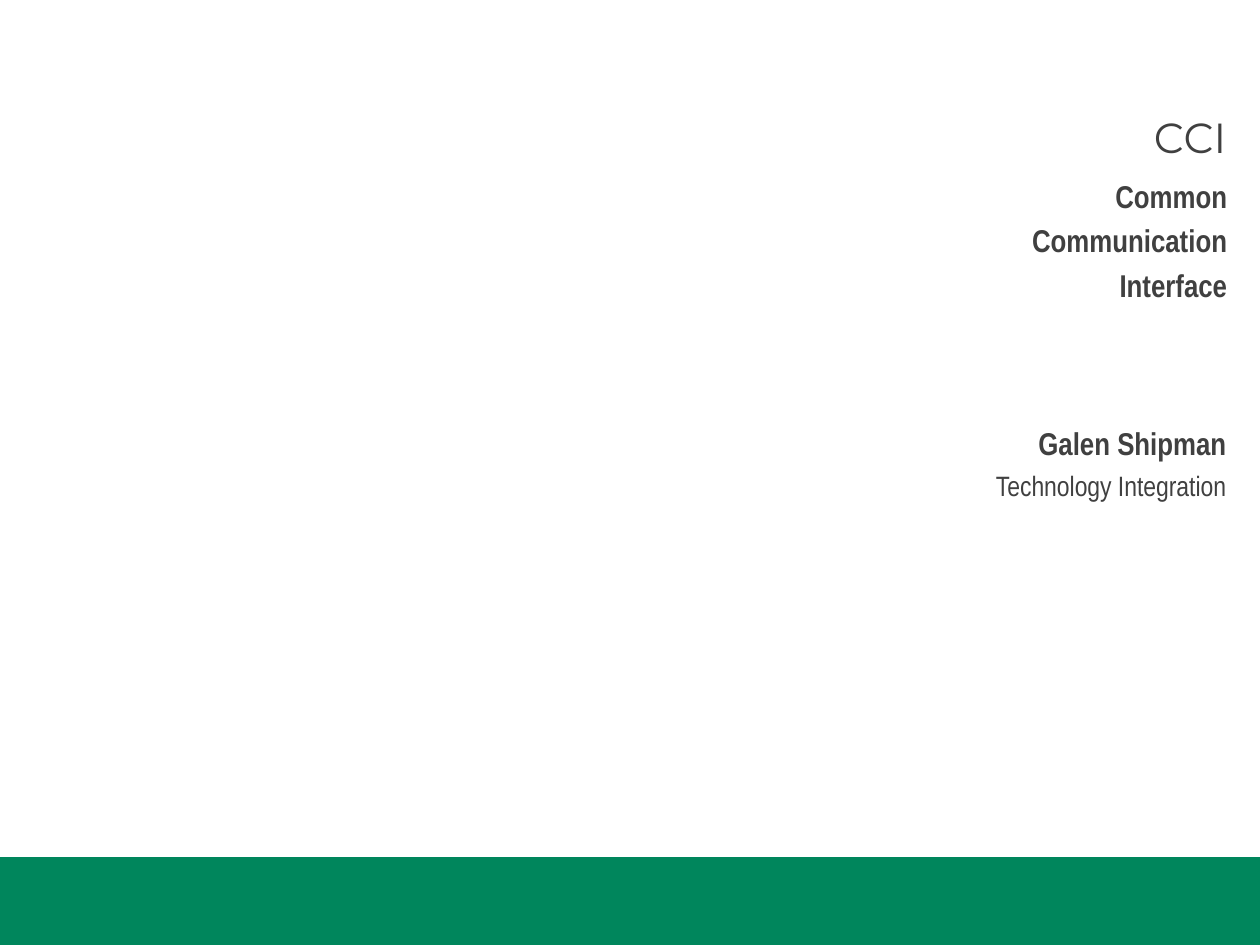
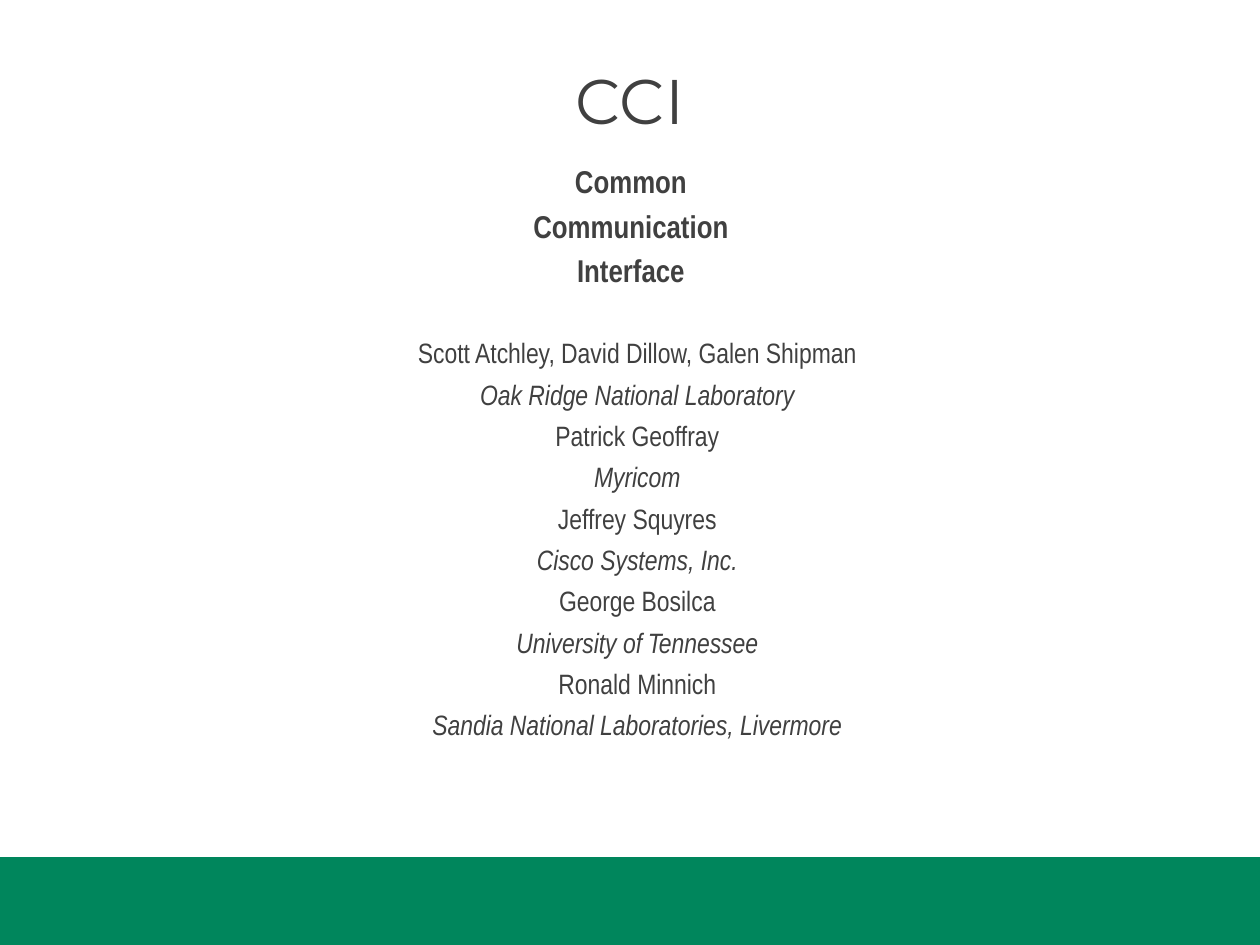
Before and after one commit to CCI/pub, a slide deck: slide 1 of slides/HotI-2011/2011-HotI-CCI-OLCF.pptx. Drawn at 1260x945 pixels with LibreOffice and Linux fonts; fonts in the diff are those of the drawing; background and template pictures are left out. Boxes give left, top, right and bottom in pixels: in the first picture for what was removed or moved away, otherwise in the second. Text is boxed around its words. In the diff, an @@ line names an element or a change of style, - is before the commit and + after.

```diff
--- a/slides/HotI-2011/2011-HotI-CCI-OLCF.pptx
+++ b/slides/HotI-2011/2011-HotI-CCI-OLCF.pptx
@@ title "CCI": place and size @@
-title "CCI" at (1154,123,1226,154)
+title "CCI" at (576,79,685,125)
@@ title "CCI" at (576,79,685,125): size 24 to 36 pt; alignment right to centre @@
@@ text "Common": place and size @@
-text "Common" at (1032,186,1228,298)
+text "Common" at (533,171,728,283)
@@ text "Common" at (533,171,728,283): alignment right to centre @@
@@ subtitle at (418,342,856,739): text changed; italic on @@
-Galen Shipman
-Technology Integration
+Scott Atchley, David Dillow, Galen Shipman
+Oak Ridge National Laboratory
+Patrick Geoffray
+Myricom
+Jeffrey Squyres
+Cisco Systems, Inc.
+George Bosilca
+University of Tennessee
+Ronald Minnich
+Sandia National Laboratories, Livermore
```
Also in this commit, not shown: 17 other slides changed, 1 slide added.
